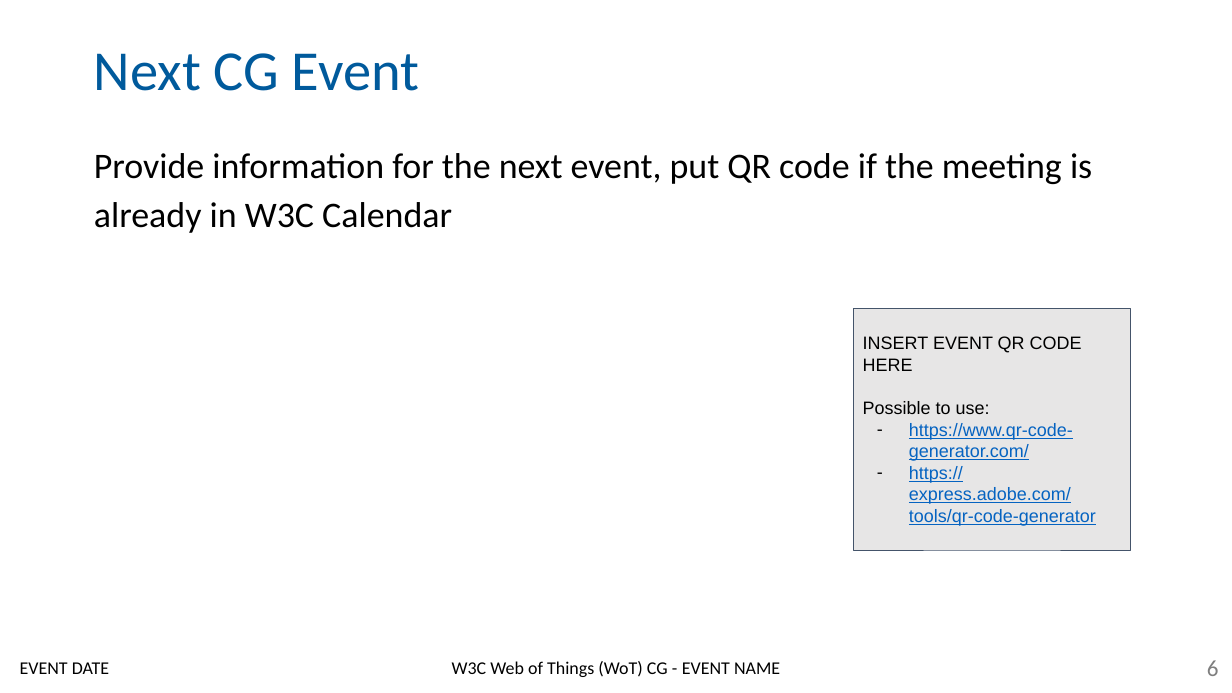
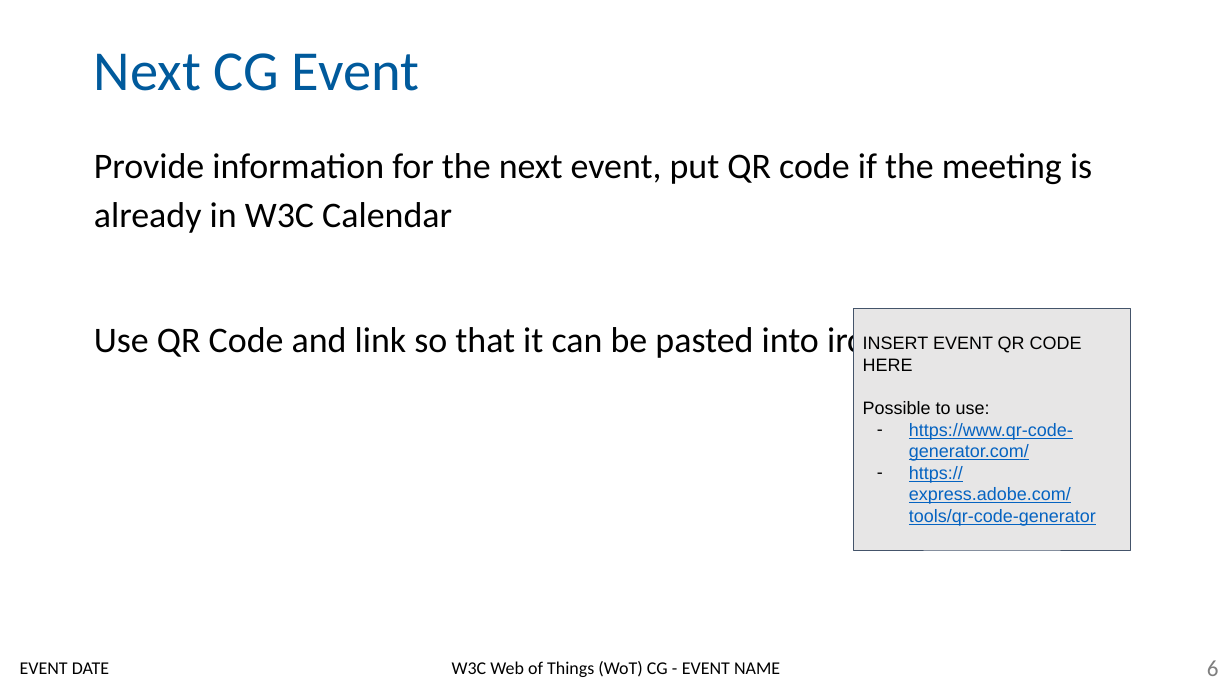
Before and after one commit to w3c/wot-cg, a slide deck: slide 6 of Presentations/Templates/WoT-CG-Template.pptx. Drawn at 1232x693 pixels with LibreOffice and Linux fonts; fonts in the diff are those of the drawing; background and template pictures are left out. Boxes give left, top, right and bottom in pixels: in the first picture for what was removed or moved away, otherwise in the second. Text is boxed around its words. In the diff, an @@ line names an element or a change of style, - is before the commit and + after.

```diff
--- a/Presentations/Templates/WoT-CG-Template.pptx
+++ b/Presentations/Templates/WoT-CG-Template.pptx
@@ text at [94,322,862,361]: paragraph added @@
+Use QR Code and link so that it can be pasted into irc
```
Also in this commit, not shown: 5 other slides changed, 1 slide added, 1 other file.
